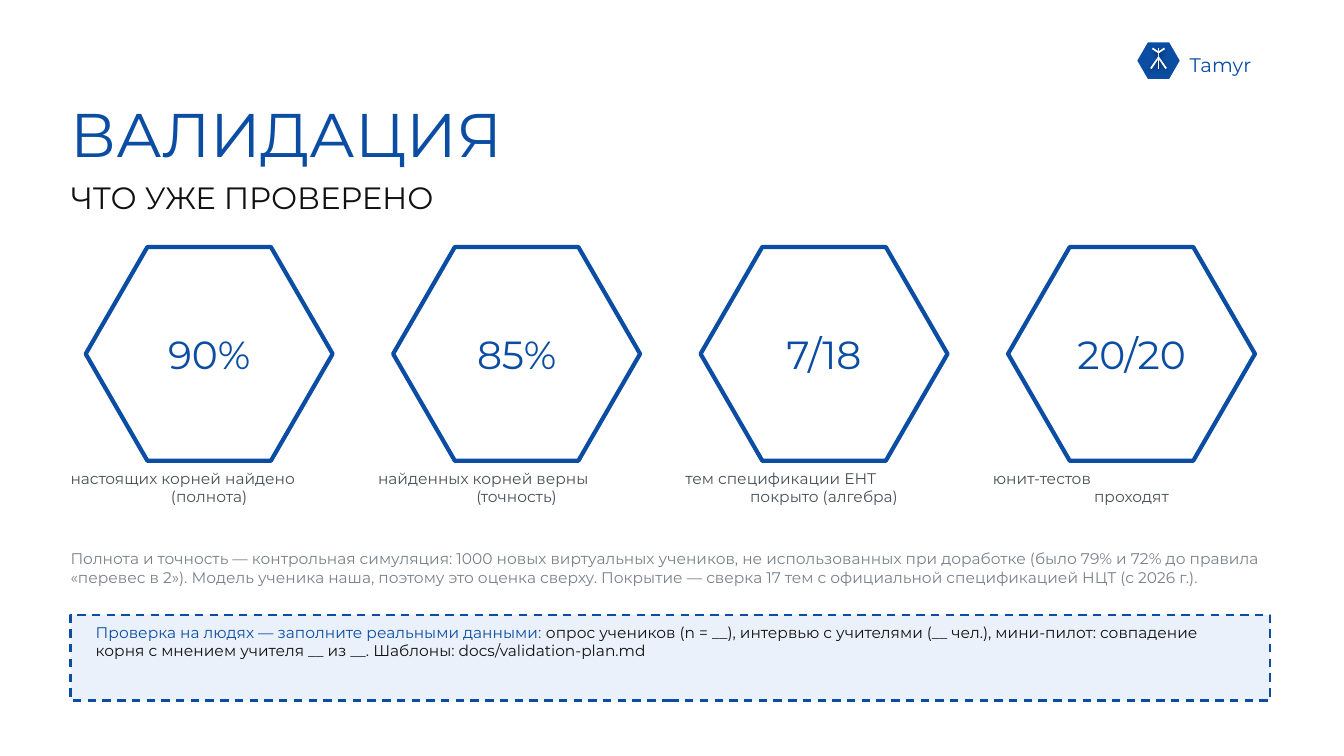
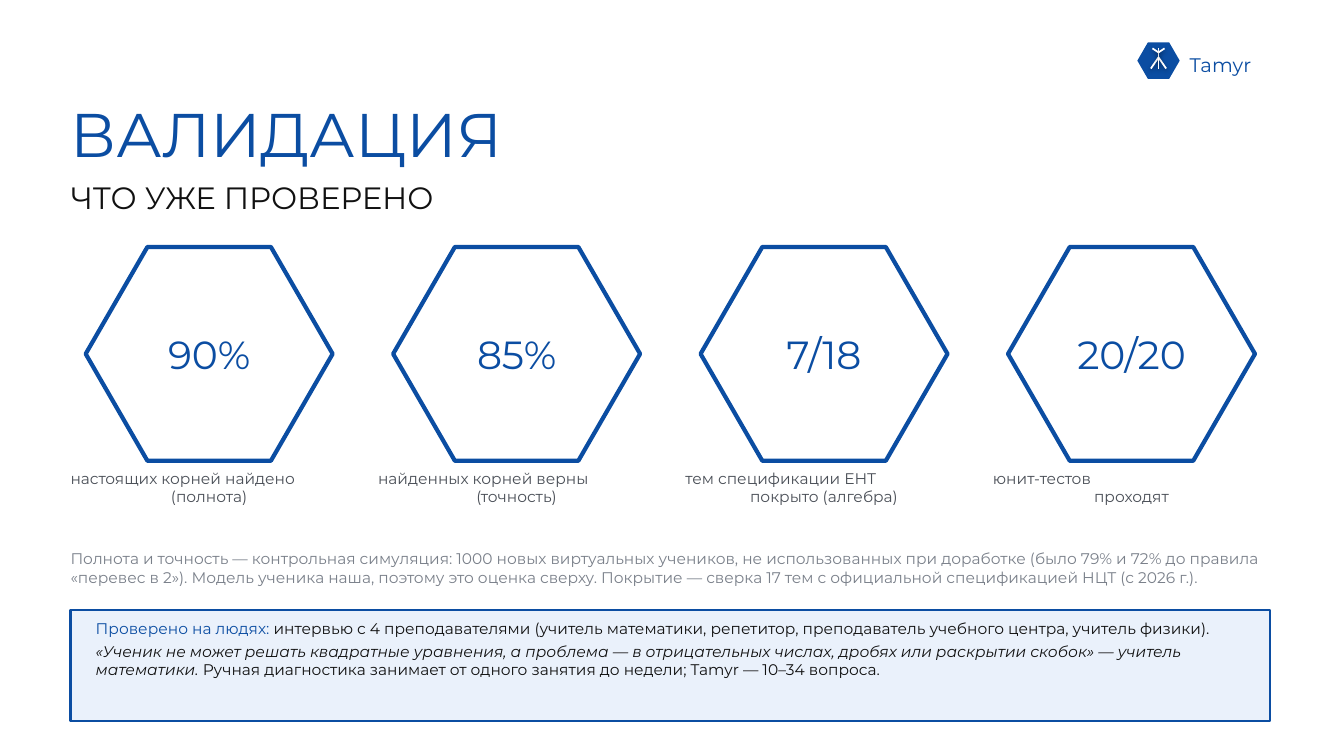
Before and after one commit to sas1k00/hackathonchik, a slide deck: slide 9 of docs/Tamyr_VentureHack2026.pptx. Drawn at 1344x756 pixels with LibreOffice and Linux fonts; fonts in the diff are those of the drawing. Boxes give left, top, right and bottom in pixels: in the first picture for what was removed or moved away, otherwise in the second. Text is boxed around its words. In the diff, an @@ line names an element or a change of style, - is before the commit and + after.

```diff
--- a/docs/Tamyr_VentureHack2026.pptx
+++ b/docs/Tamyr_VentureHack2026.pptx
@@ rectangle: place and size @@
-rectangle at <box>71,615,1270,701</box>
+rectangle at <box>71,610,1270,721</box>
@@ rectangle at <box>71,610,1270,721</box>: outline #0B4DA2 1.5 pt dashed to #0B4DA2 1.5 pt @@
@@ text at <box>96,622,1209,678</box>: text changed @@
-Проверка на людях — заполните реальными данными: опрос учеников (n = __), интервью с учителями (__ чел.), мини-пилот: совпадение корня с мнением учителя __ из __. Шаблоны: docs/validation-plan.md
+Проверено на людях: интервью с 4 преподавателями (учитель математики, репетитор, преподаватель учебного центра, учитель физики).
+«Ученик не может решать квадратные уравнения, а проблема — в отрицательных числах, дробях или раскрытии скобок» — учитель математики. Ручная диагностика занимает от одного занятия до недели; Tamyr — 10–34 вопроса.
```
Also in this commit, not shown: 1 other slide changed, 4 other files.
